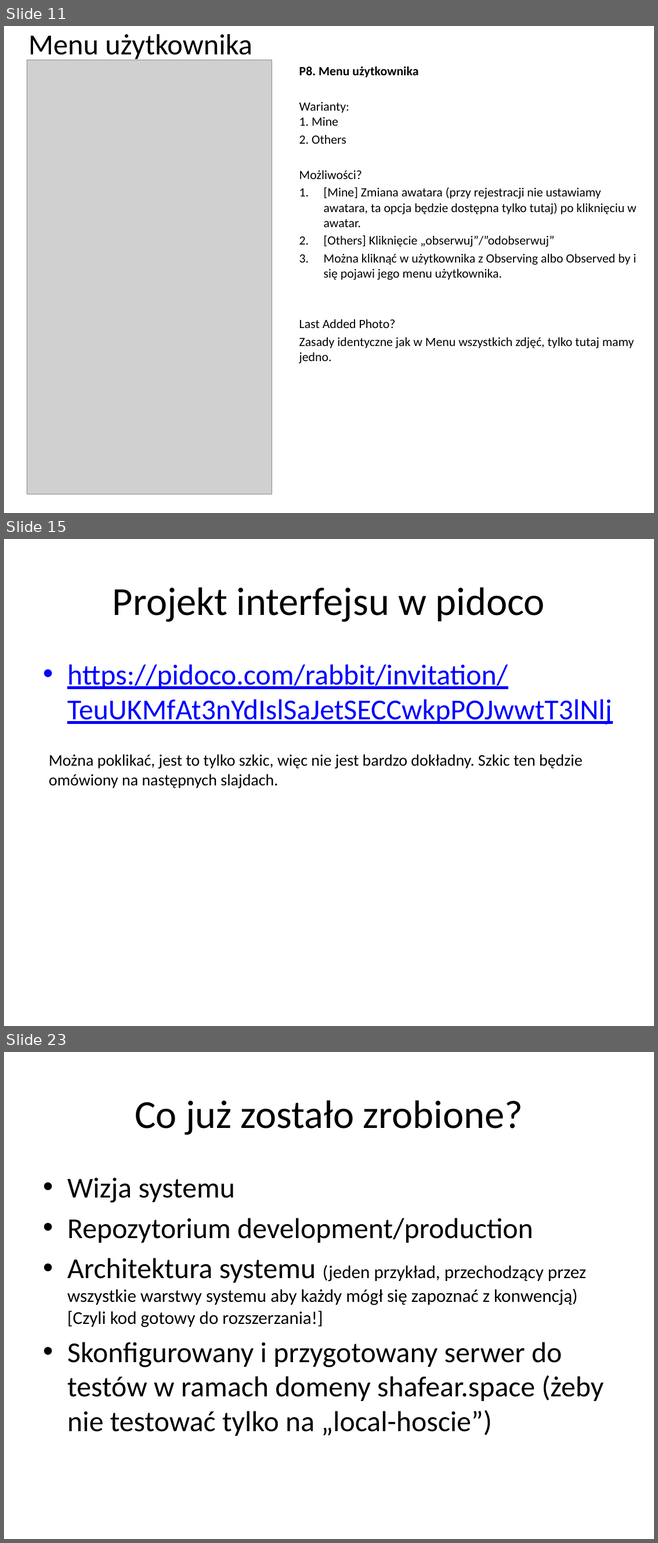
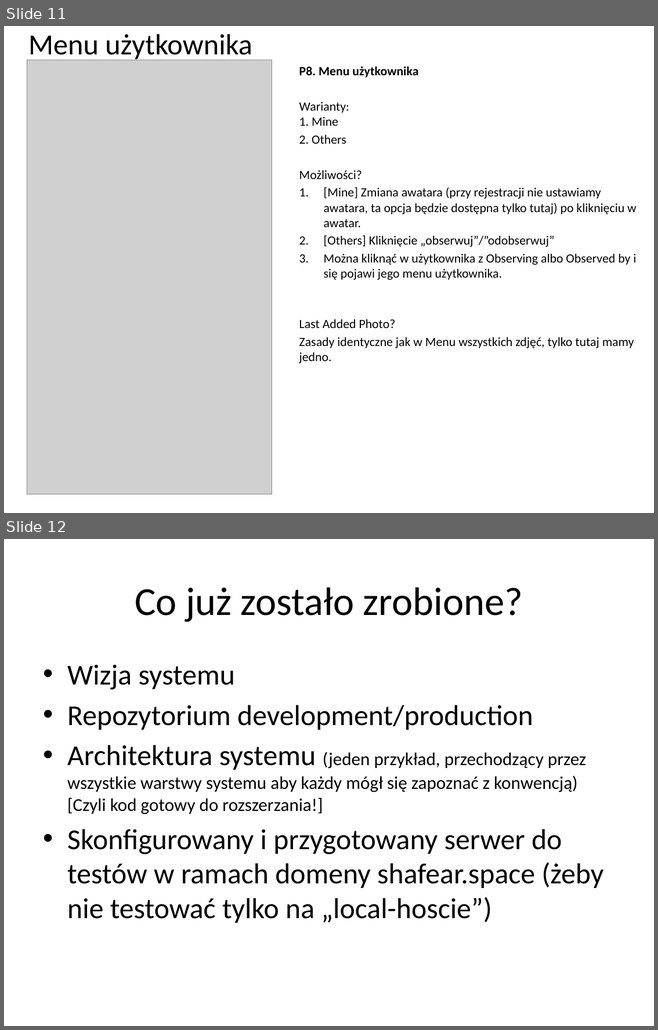
Before and after one commit to Antah/Projekt-zespolowy, a slide deck: Dokumentacja/Prototyp interfejsu/CosplayBook.pptx. Shown one above the other, each under a label of ours: slides 11, 15 and 23 before the commit, slides 11 and 12 after it; the slides between them are not shown. The pictures are 658x1543 and 658x1030 pixels, drawn with LibreOffice and Linux fonts; fonts in the diff are those of the drawing; grey boxes stand for pictures. Boxes give left, top, right and bottom in pixels: in the first picture for what was removed or moved away, otherwise in the second. Text is boxed around its words. In the diff, an @@ line names an element or a change of style, - is before the commit and + after.

```diff
--- a/Dokumentacja/Prototyp interfejsu/CosplayBook.pptx
+++ b/Dokumentacja/Prototyp interfejsu/CosplayBook.pptx
@@ slide 15 removed at (x1=4, y1=539, x2=654, y2=1026), background #FFFFFF @@
@@ title removed at (x1=112, y1=587, x2=545, y2=622) @@
-Projekt interfejsu w pidoco
@@ text removed at (x1=67, y1=664, x2=612, y2=725) @@
-• https://pidoco.com/rabbit/invitation/TeuUKMfAt3nYdIslSaJetSECCwkpPOJwwtT3lNlj
@@ text removed at (x1=49, y1=754, x2=582, y2=788) @@
-Można poklikać, jest to tylko szkic, więc nie jest bardzo dokładny. Szkic ten będzie omówiony na następnych slajdach.
@@ what was slide 23 is now slide 12 @@
```
Also in this commit, not shown: 10 other slides removed.
